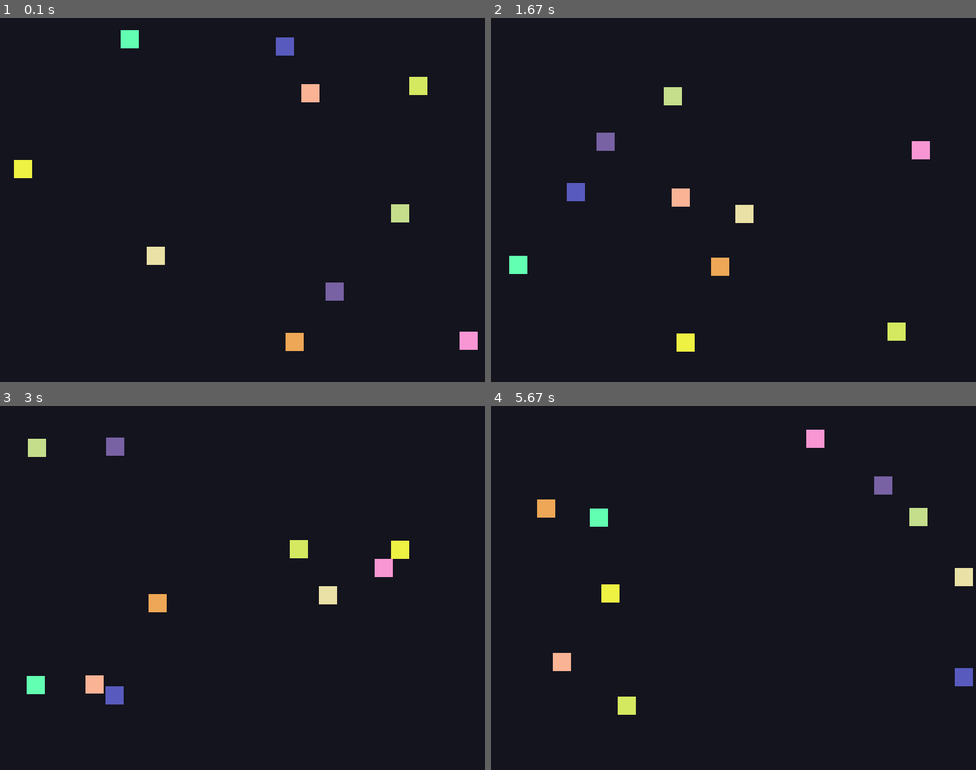
Above: before the commit, frames 1-4 (two rows, left to right).
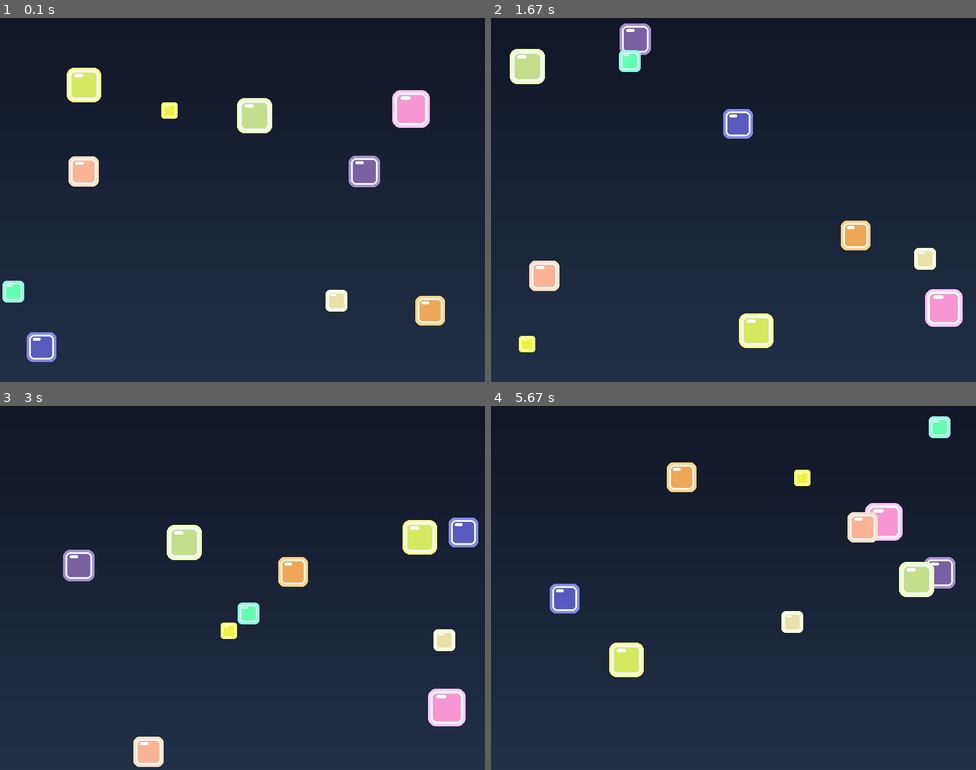
Above: after the commit, the same moments.

Repository: JustinDCosta/lab10-updated-pygame
Game: pygame game, started from main.py
Same seed, same stepped clock (60 frames per second), same inputs: the game is played once before the commit and once after it.
Inputs:
- Up to frame 1 (0.1 s): no input
- Up to frame 2 (1.67 s): no input
- Up to frame 3 (3 s): no input
- Up to frame 4 (5.67 s): no input

The runs differ from the first frame. In frame 1, 54% of the frame differs, in the area x 0-100%, y 3-100%; in frame 2, 53%; in frame 3, 54%; in frame 4, 54%.

Commit message:
Enhance visuals and add variable block sizes

Diff:
--- a/main.py
+++ b/main.py
@@ -9,12 +9,15 @@
 
 SCREEN_WIDTH: int = 800
 SCREEN_HEIGHT: int = 600
-BG_COLOR: tuple[int, int, int] = (20, 20, 30)
+BG_TOP_COLOR: tuple[int, int, int] = (18, 22, 38)
+BG_BOTTOM_COLOR: tuple[int, int, int] = (34, 48, 72)
 FPS: int = 60
 
 SQUARE_COUNT: int = 10
 SQUARE_SIZE: int = 30
-SQUARE_COLOR: tuple[int, int, int] = (70, 200, 255)
+SQUARE_MIN_SIZE: int = 18
+SQUARE_MAX_SIZE: int = 54
+SQUARE_BORDER_COLOR: tuple[int, int, int] = (240, 246, 255)
 SPEED_MIN: int = 1
 SPEED_MAX: int = 4
 COLOR_MIN: int = 50
@@ -37,8 +40,9 @@
 
 def create_random_square() -> Square:
     """Create one square at a random position with random velocity."""
-    x = random.randint(0, SCREEN_WIDTH - SQUARE_SIZE)
-    y = random.randint(0, SCREEN_HEIGHT - SQUARE_SIZE)
+    size = random.randint(SQUARE_MIN_SIZE, SQUARE_MAX_SIZE)
+    x = random.randint(0, SCREEN_WIDTH - size)
+    y = random.randint(0, SCREEN_HEIGHT - size)
     vx = random.choice([-1, 1]) * random.randint(SPEED_MIN, SPEED_MAX)
     vy = random.choice([-1, 1]) * random.randint(SPEED_MIN, SPEED_MAX)
     color = (
@@ -46,7 +50,7 @@
         random.randint(COLOR_MIN, COLOR_MAX),
         random.randint(COLOR_MIN, COLOR_MAX),
     )
-    return Square(x=x, y=y, vx=vx, vy=vy, color=color)
+    return Square(x=x, y=y, vx=vx, vy=vy, color=color, size=size)
 
 
 def create_squares(count: int) -> list[Square]:
@@ -88,10 +92,45 @@
         update_square(square)
 
 
+def draw_background(screen: pygame.Surface) -> None:
+    """Render a vertical color gradient background."""
+    for y in range(SCREEN_HEIGHT):
+        ratio = y / max(SCREEN_HEIGHT - 1, 1)
+        color = (
+            int(BG_TOP_COLOR[0] + (BG_BOTTOM_COLOR[0] - BG_TOP_COLOR[0]) * ratio),
+            int(BG_TOP_COLOR[1] + (BG_BOTTOM_COLOR[1] - BG_TOP_COLOR[1]) * ratio),
+            int(BG_TOP_COLOR[2] + (BG_BOTTOM_COLOR[2] - BG_TOP_COLOR[2]) * ratio),
+        )
+        pygame.draw.line(screen, color, (0, y), (SCREEN_WIDTH, y))
+
+
 def draw_square(screen: pygame.Surface, square: Square) -> None:
     """Draw one square."""
     rect = pygame.Rect(int(square.x), int(square.y), square.size, square.size)
-    pygame.draw.rect(screen, square.color, rect)
+    glow_rect = rect.inflate(8, 8)
+    glow_color = (
+        min(square.color[0] + 45, 255),
+        min(square.color[1] + 45, 255),
+        min(square.color[2] + 45, 255),
+    )
+
+    pygame.draw.rect(screen, glow_color, glow_rect, border_radius=max(square.size // 4, 4))
+    pygame.draw.rect(screen, square.color, rect, border_radius=max(square.size // 5, 3))
+    pygame.draw.rect(
+        screen,
+        SQUARE_BORDER_COLOR,
+        rect,
+        width=max(square.size // 12, 1),
+        border_radius=max(square.size // 5, 3),
+    )
+
+    shine = pygame.Rect(rect.x + rect.w // 6, rect.y + rect.h // 8, rect.w // 3, max(rect.h // 8, 2))
+    pygame.draw.rect(
+        screen,
+        (255, 255, 255),
+        shine,
+        border_radius=max(square.size // 10, 2),
+    )
 
 
 def draw_squares(screen: pygame.Surface, squares: list[Square]) -> None:
@@ -115,11 +154,8 @@
             if event.type == pygame.QUIT:
                 running = False
 
-        # Update
         update_squares(squares)
-
-        # Draw
-        screen.fill(BG_COLOR)
+        draw_background(screen)
         draw_squares(screen, squares)
         pygame.display.flip()
 
--- a/test_main.py
+++ b/test_main.py
@@ -1,13 +1,28 @@
 """Test suite for main.py pygame square movement application."""
 
 import pytest
-from unittest.mock import Mock, patch
-import random
+from unittest.mock import Mock
 import sys
 from unittest.mock import MagicMock
 
+
+class DummyRect:
+    """Minimal Rect replacement for draw-path unit tests."""
+
+    def __init__(self, x: int, y: int, w: int, h: int):
+        self.x = x
+        self.y = y
+        self.w = w
+        self.h = h
+
+    def inflate(self, dx: int, dy: int) -> "DummyRect":
+        return DummyRect(self.x - dx // 2, self.y - dy // 2, self.w + dx, self.h + dy)
+
+
 # Mock pygame before importing main
-sys.modules['pygame'] = MagicMock()
+pygame_mock = MagicMock()
+pygame_mock.Rect = DummyRect
+sys.modules["pygame"] = pygame_mock
 
 from main import (
     Square,
@@ -21,6 +36,8 @@
     SCREEN_HEIGHT,
     SQUARE_COUNT,
     SQUARE_SIZE,
+    SQUARE_MIN_SIZE,
+    SQUARE_MAX_SIZE,
     SPEED_MIN,
     SPEED_MAX,
 )
@@ -57,8 +74,14 @@
         """Test that random square position is within screen bounds."""
         for _ in range(10):
             square = create_random_square()
-            assert 0 <= square.x <= SCREEN_WIDTH - SQUARE_SIZE
-            assert 0 <= square.y <= SCREEN_HEIGHT - SQUARE_SIZE
+            assert 0 <= square.x <= SCREEN_WIDTH - square.size
+            assert 0 <= square.y <= SCREEN_HEIGHT - square.size
+
+    def test_size_in_range(self):
+        """Test that random square sizes are within configured limits."""
+        for _ in range(10):
+            square = create_random_square()
+            assert SQUARE_MIN_SIZE <= square.size <= SQUARE_MAX_SIZE
 
     def test_velocity_in_range(self):
         """Test that velocity magnitude is within speed range."""
@@ -134,15 +157,17 @@
 
     def test_right_edge_collision(self):
         """Test bounce when hitting right edge."""
+        size = 40
         square = Square(
-            x=SCREEN_WIDTH - SQUARE_SIZE - 5,
+            x=SCREEN_WIDTH - size - 5,
             y=100,
             vx=10,
             vy=0,
             color=(255, 0, 0),
+            size=size,
         )
         update_square(square)
-        assert square.x == SCREEN_WIDTH - SQUARE_SIZE  # Clamped to edge
+        assert square.x == SCREEN_WIDTH - size  # Clamped to edge
         assert square.vx < 0  # Velocity reversed
 
     def test_top_edge_collision(self):
@@ -154,11 +179,17 @@
 
     def test_bottom_edge_collision(self):
         """Test bounce when hitting bottom edge."""
+        size = 40
         square = Square(
-            x=100, y=SCREEN_HEIGHT - SQUARE_SIZE - 5, vx=0, vy=10, color=(255, 0, 0)
+            x=100,
+            y=SCREEN_HEIGHT - size - 5,
+            vx=0,
+            vy=10,
+            color=(255, 0, 0),
+            size=size,
         )
         update_square(square)
-        assert square.y == SCREEN_HEIGHT - SQUARE_SIZE  # Clamped to edge
+        assert square.y == SCREEN_HEIGHT - size  # Clamped to edge
         assert square.vy < 0  # Velocity reversed
 
     def test_no_collision_inside_bounds(self):
@@ -273,8 +304,8 @@
         for _ in range(100):  # Simulate 100 frames
             update_squares(squares)
             for square in squares:
-                assert 0 <= square.x <= SCREEN_WIDTH - SQUARE_SIZE
-                assert 0 <= square.y <= SCREEN_HEIGHT - SQUARE_SIZE
+                assert 0 <= square.x <= SCREEN_WIDTH - square.size
+                assert 0 <= square.y <= SCREEN_HEIGHT - square.size
 
     def test_velocity_changes_under_random_drift(self):
         """Test that velocity can drift randomly over time."""
Not shown, changed: JOURNAL.md
